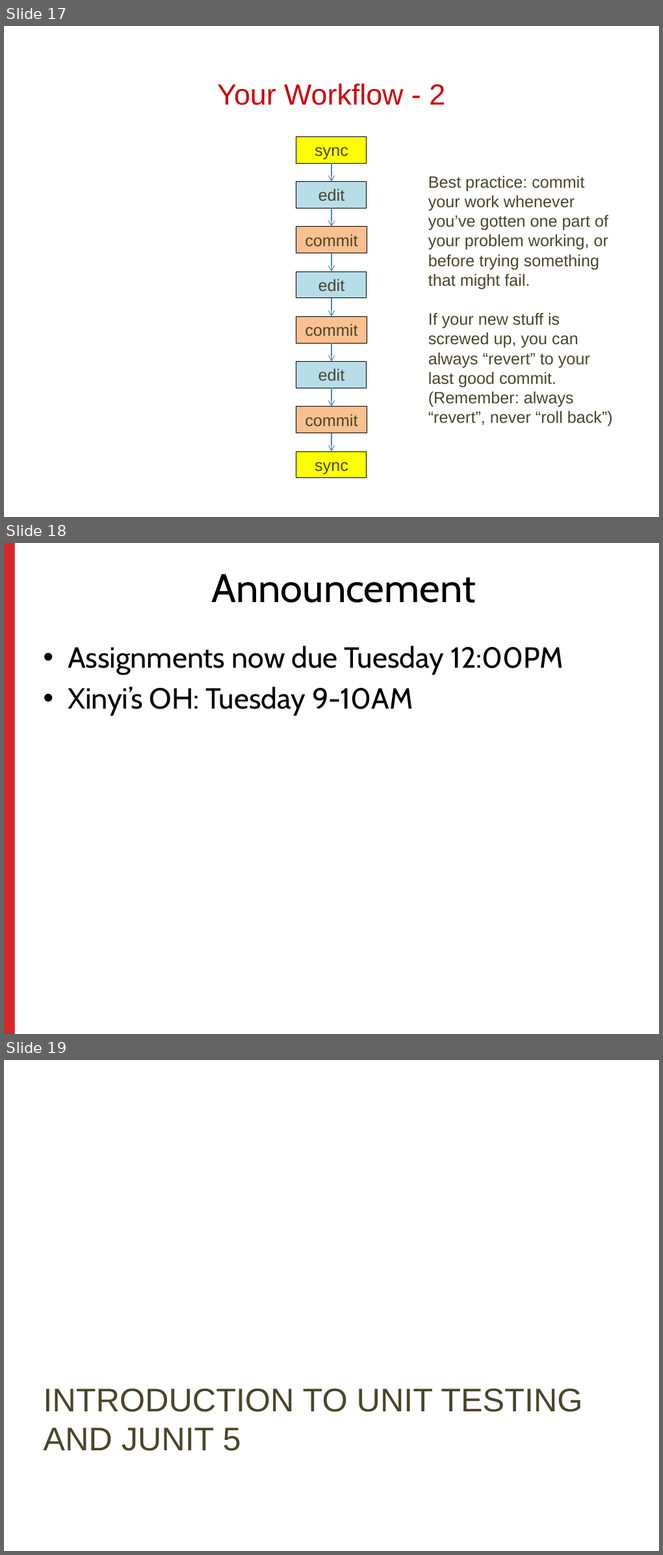
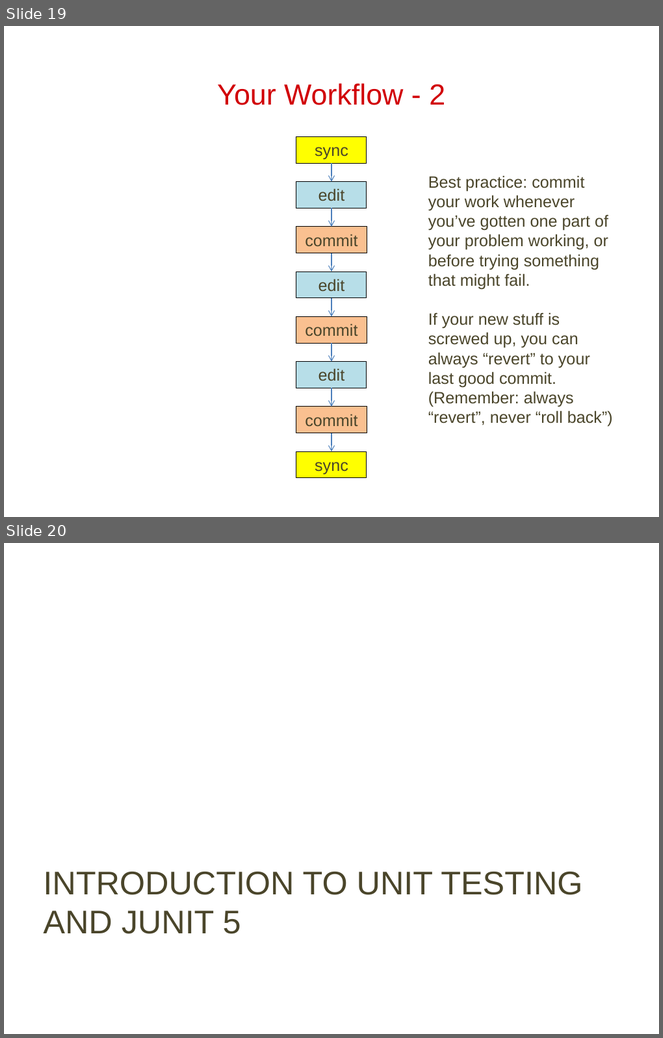
Before and after one commit to cgeeng/TeamActivities, a slide deck: Lab1/CS_5004_Lab1.pptx. Shown one above the other, each under a label of ours: slides 17, 18 and 19 before the commit, slides 19 and 20 after it. The pictures are 663x1555 and 663x1038 pixels, drawn with LibreOffice and Linux fonts; fonts in the diff are those of the drawing. Boxes give left, top, right and bottom in pixels: in the first picture for what was removed or moved away, otherwise in the second. Text is boxed around its words. In the diff, an @@ line names an element or a change of style, - is before the commit and + after.

Commit message:
added pptx

```diff
--- a/Lab1/CS_5004_Lab1.pptx
+++ b/Lab1/CS_5004_Lab1.pptx
@@ slide 18 removed at [4,543,659,1034], background #FFFFFF @@
@@ rectangle removed at [4,543,15,1034] @@
@@ title removed at [211,574,476,603] @@
-Announcement
@@ text removed at [68,646,564,715] @@
-• Assignments now due Tuesday 12:00PM
-• Xinyi’s OH: Tuesday 9-10AM
@@ what was slide 17 is now slide 19 @@
@@ what was slide 19 is now slide 20 @@
```
Also in this commit, not shown: 3 slides changed, 2 slides added, 1 other slide removed, 4 other files.
